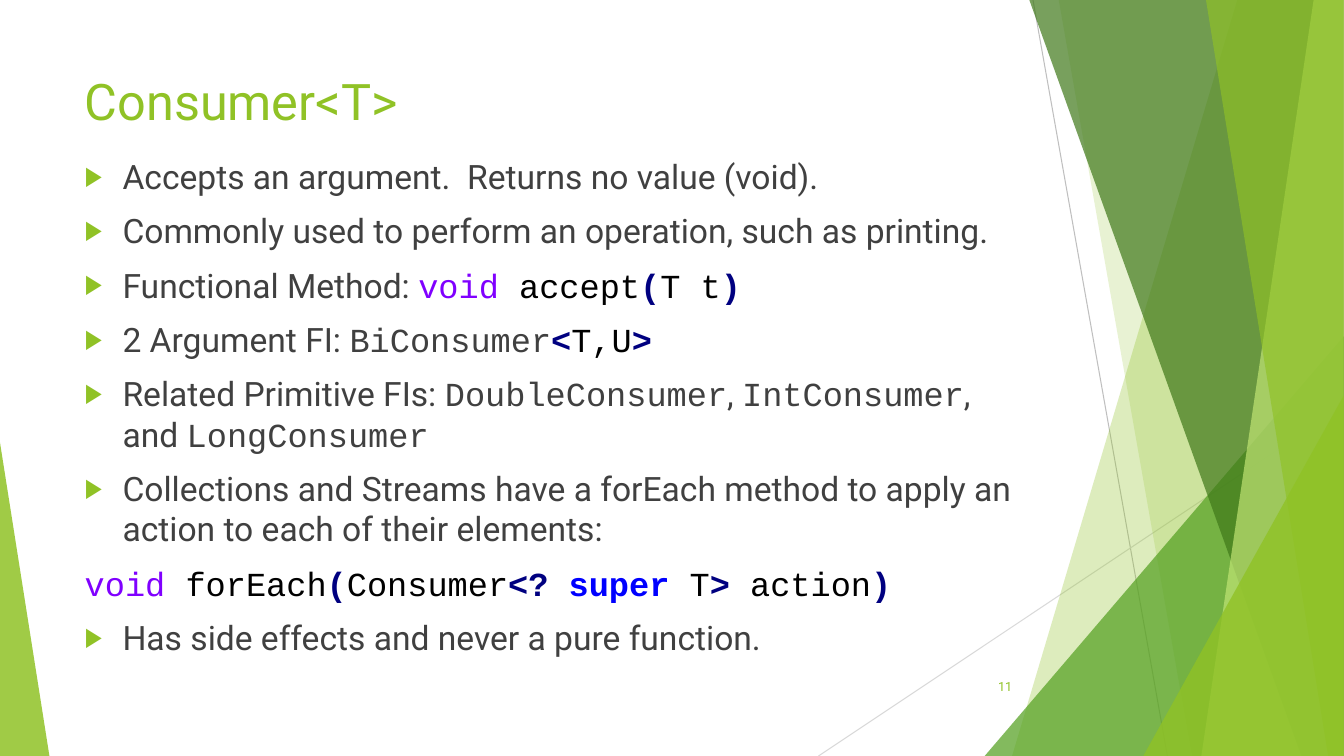
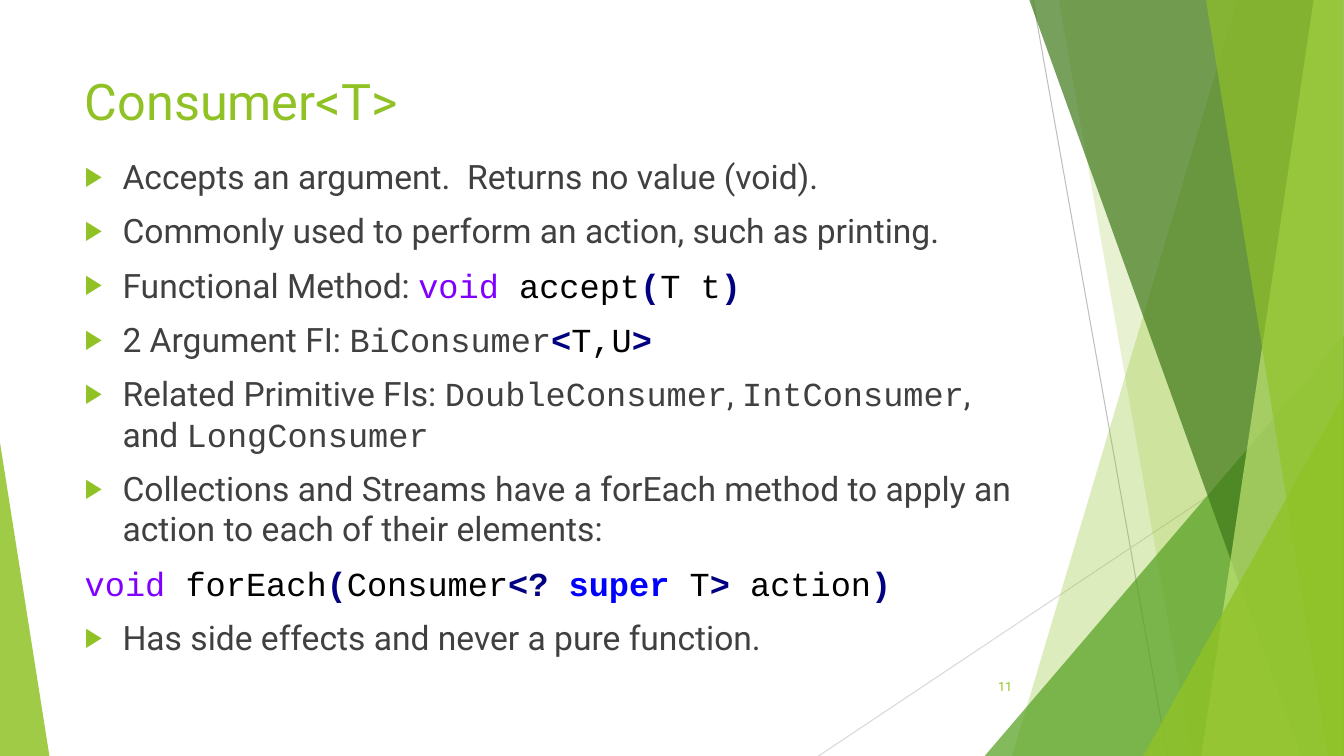
Before and after one commit to RichardRoda/2017-CodePaLOUsa-Lambda, a slide deck: slide 11 of Learning to Love the Lambda in the Stream.pptx. Drawn at 1344x756 pixels with LibreOffice and Linux fonts; fonts in the diff are those of the drawing. Boxes give left, top, right and bottom in pixels: in the first picture for what was removed or moved away, otherwise in the second. Text is boxed around its words. In the diff, an @@ line names an element or a change of style, - is before the commit and + after.

```diff
--- a/Learning to Love the Lambda in the Stream.pptx
+++ b/Learning to Love the Lambda in the Stream.pptx
@@ text at (123, 217, 939, 250): text changed @@
-▶ Commonly used to perform an operation, such as printing.
+▶ Commonly used to perform an action, such as printing.
```
Also in this commit, not shown: 8 other slides changed.
